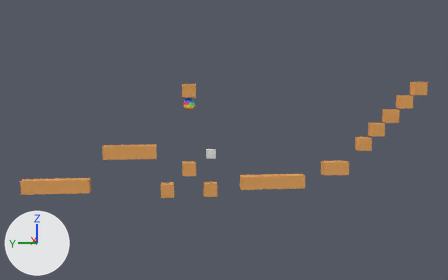
Two versions of the Blender file scenes/SquidgeBall.blend, one commit apart.
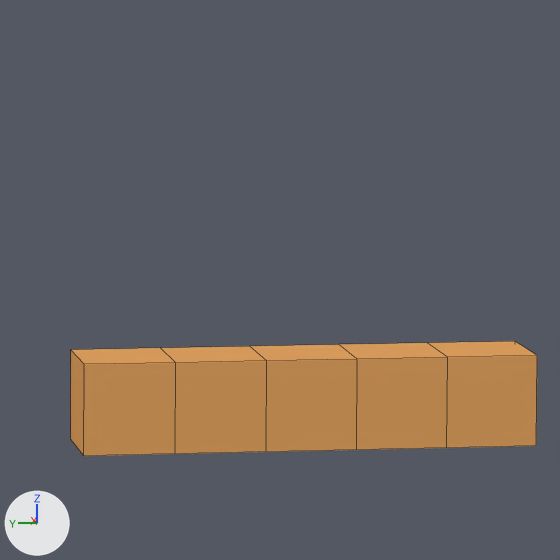
The first picture shows the older version from a 50 mm lens placed at (-94.5, 6.0, 4.5), pointed at (0.1, -5.4, -5.6). The close-ups show both versions on the part from 51% to 69% of the width and 45% to 73% of the height of that picture; other places that the commit changed are outside them. Every picture has the same lights, and +X, +Y and +Z are marked at lower left. The close-ups show mesh edges as thin lines.

Names of what the first close-up shows: 'Platform.008', 'Platform.009', 'Platform.010', 'Platform.011', 'Platform.021'.
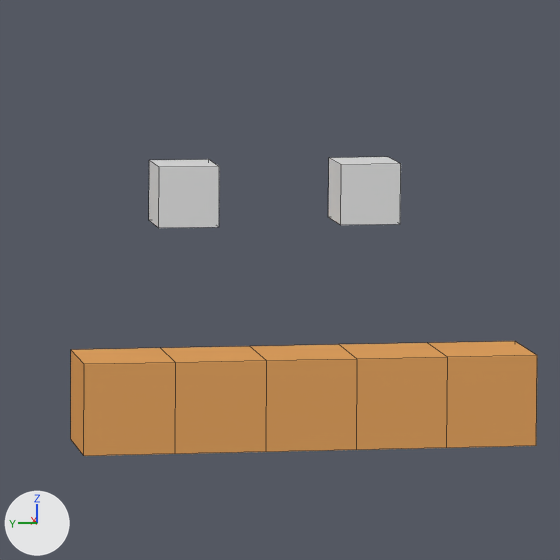
Where the change shows, as pixel boxes [x1, y1, x2, y2] in the close-ups (560 x 560 px):
'DrunkPerson.002', added: after [328, 157, 401, 225]
'DrunkPerson.003', added: after [149, 159, 219, 228]

Edits to the bpy script that builds the scene:
```text
Add ob_drunkperson_003:
    ob_drunkperson_003 = bpy.data.objects.new('DrunkPerson.003', me_cube_001.copy())  # the mesh of ob_drunkperson
    ob_drunkperson_003.location = (0.0, -10.33, -7.69)
    ob_drunkperson_003.scale = (0.66, 0.66, 0.66)
Add ob_drunkperson_002:
    ob_drunkperson_002 = bpy.data.objects.new('DrunkPerson.002', me_cube_001.copy())  # the mesh of ob_drunkperson
    ob_drunkperson_002.location = (0.0, -14.33, -7.69)
    ob_drunkperson_002.scale = (0.66, 0.66, 0.66)
```
